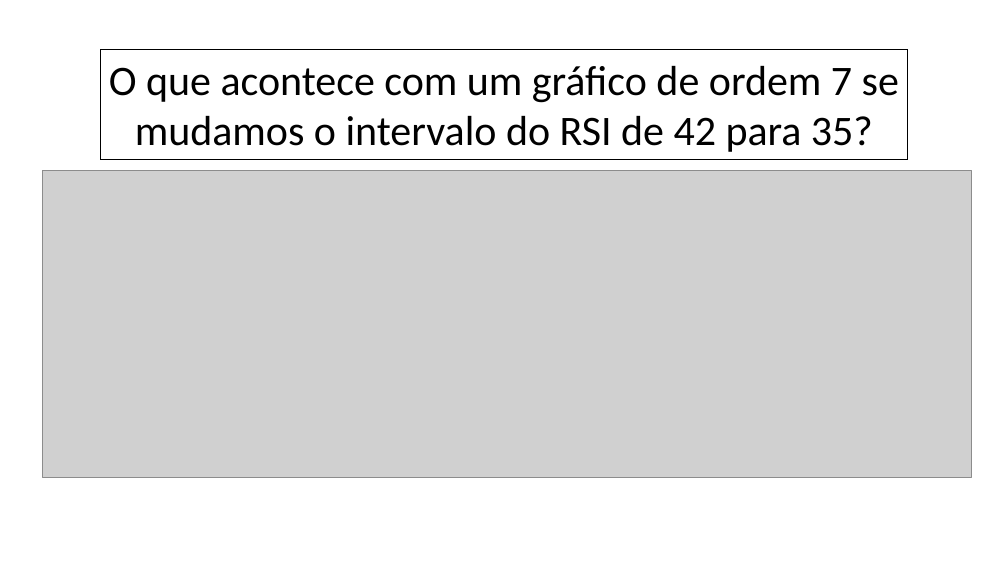
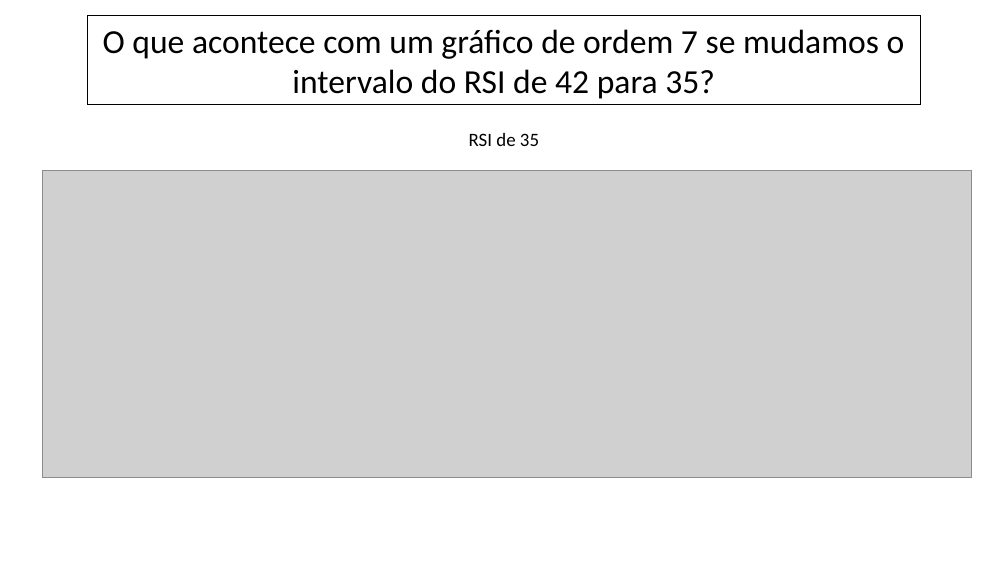
Before and after one commit to fabiomcdc/Projeto_Linhas_de_Tendencia_RSI, a slide deck: slide 24 of planilhas e ppts/PPT_linhas_de_tendencias.pptx (slide 13 before the commit). Drawn at 1008x567 pixels with LibreOffice and Linux fonts; fonts in the diff are those of the drawing; grey boxes stand for pictures. Boxes give left, top, right and bottom in pixels: in the first picture for what was removed or moved away, otherwise in the second. Text is boxed around its words. In the diff, an @@ line names an element or a change of style, - is before the commit and + after.

```diff
--- a/planilhas e ppts/PPT_linhas_de_tendencias.pptx
+++ b/planilhas e ppts/PPT_linhas_de_tendencias.pptx
@@ rectangle "O que acontece com um ...": place and size @@
-rectangle "O que acontece com um ..." at (101, 50, 907, 160)
+rectangle "O que acontece com um ..." at (87, 16, 920, 105)
@@ rectangle "O que acontece com um ..." at (87, 16, 920, 105): size 40 to 32 pt @@
@@ text added at (469, 133, 539, 146), 18 pt, text #000000 @@
+RSI de 35
```
Also in this commit, not shown: 14 other slides changed, 15 slides added, 42 other files.
